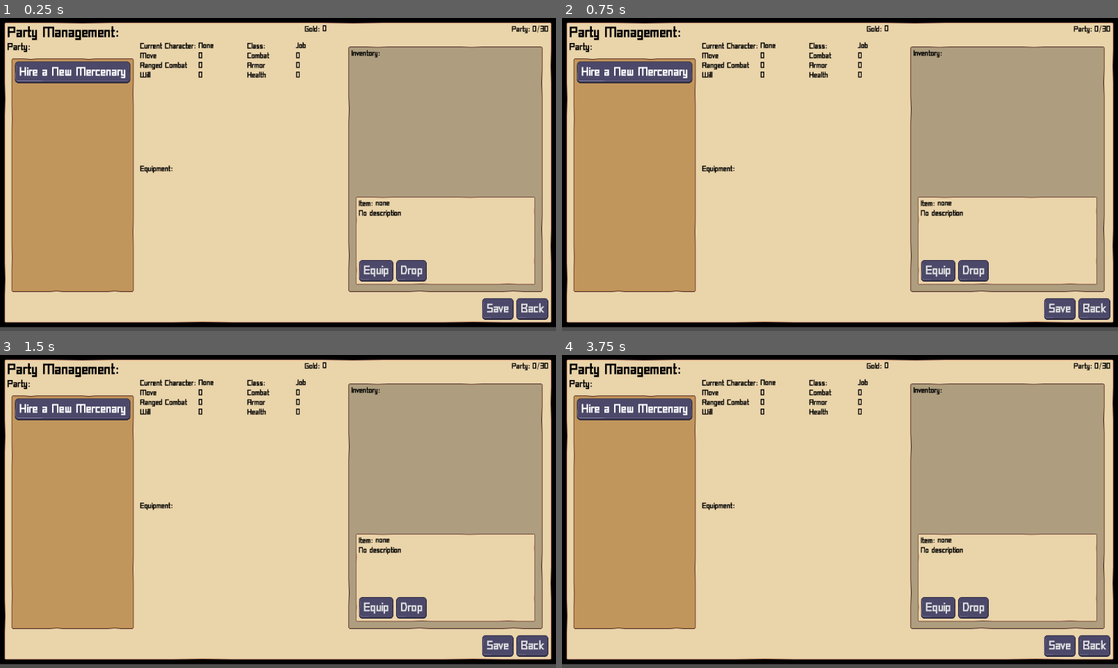
Above: before the commit, frames 1-4 (two rows, left to right).
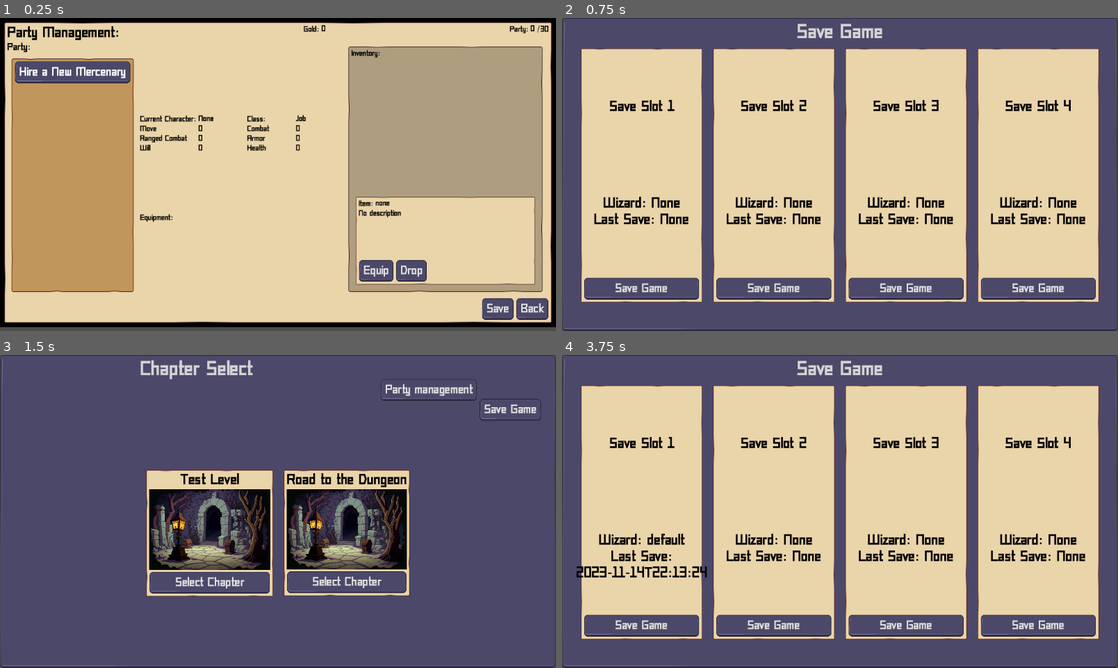
Above: after the commit, the same moments.

Repository: brianhall1313/dungeon-tactics
Game: Godot game, scene res://Scene/party_management.tscn
Two runs of this game, one before a commit and one after it. Both use one fixed random seed, a clock stepped at 60 frames per second and the inputs below. This scene is started directly instead of the project's main scene. The engine's default icon, where the game draws it, is replaced by a stand-in: a white triangle on a blue panel in a dark square.
Inputs (mouse positions are in pixels of both pictures, inside the frame that each line leads up to):
- Up to frame 1 (0.25 s): no input
- Up to frame 2 (0.75 s): click "Save" at 0.5 s
- Up to frame 3 (1.5 s): click (77, 624) at 1.25 s, where only the run after the commit has a clickable "Save Game"
- Up to frame 4 (3.75 s): click (990, 389) at 2 s, where only the run after the commit has a clickable "Party management"; click "Back" at 2.75 s; click (1073, 411) at 3.5 s, where only the run after the commit has a clickable "Save Game"

The runs differ from the first frame. In frame 1, 1.6% of the frame differs, in the area x 25-99%, y 2-66%; in frame 2, 69%; in frame 3, 95%, in the area x 0-100%, y 0-100%; in frame 4, 69%.
Error after the commit: Trying to assign value of type 'bool' to a variable of type 'Array'. (res://Global/World.gd:5)

Commit message:
bug hunting and party management

Diff:
--- a/Global/World.gd
+++ b/Global/World.gd
@@ -2,22 +2,7 @@
 
 
 #defaults if load fails
-var player_party:Array=[{
-						'default_position':Vector2i(0,1),
-						'faction':'player',
-						'job':'templar'
-						},
-						{'character_name':'Daroupty',
-						'default_position':Vector2i(0,0),
-						'faction':'player',
-						'job':'ranger'
-						},
-						{'character_name':'Butterfield',
-						'default_position':Vector2i(1,0),
-						'faction':'player',
-						'job':'wizard',
-						'spells':["Elemental Bolt","Summon Animal","Heal"]},
-						]
+var player_party:Array=SaveAndLoad.load_party_data(1)
 var player_inventory: Array=[]
 var player_gold: int=0
 var level_progress:Dictionary={"test":false,
--- a/Global/global_signal_bus.gd
+++ b/Global/global_signal_bus.gd
@@ -22,3 +22,4 @@
 signal save(slot)
 signal load_data(slot)
 signal game_over(victory)
+signal character_selected(character_name)#This is for party management specifically
--- a/Resources/level_data.gd
+++ b/Resources/level_data.gd
@@ -14,7 +14,7 @@
 		var data_file=FileAccess.open(data_path,FileAccess.READ)
 		var parsed_data=JSON.parse_string(data_file.get_as_text())
 		if parsed_data is Array:
-			print(parsed_data)
+			#print(parsed_data)
 			return parsed_data
 		else:
 			print('parsed data is not a dictionary')
--- a/Resources/save_and_load.gd
+++ b/Resources/save_and_load.gd
@@ -14,7 +14,7 @@
 func load_game(slot:int):
 	var data = load_json(slot)
 	if data:
-		print(data)
+		print('data loaded')
 		return data
 	else:
 		print("Data failed to load")
@@ -43,9 +43,24 @@
 		var data_file=FileAccess.open(full_path,FileAccess.READ)
 		var parsed_data=JSON.parse_string(data_file.get_as_text())
 		if parsed_data is Dictionary:
-			print(parsed_data)
+			#print(parsed_data)
 			return parsed_data['metadata']
 		else:
 			return false
 	else:
 		return false
+
+
+
+func load_party_data(slot:int):
+	var full_path = data_path + str(slot) + '.save'
+	if FileAccess.file_exists(full_path):
+		var data_file=FileAccess.open(full_path,FileAccess.READ)
+		var parsed_data=JSON.parse_string(data_file.get_as_text())
+		if parsed_data is Dictionary:
+			#print(parsed_data)
+			return parsed_data['party']
+		else:
+			return false
+	else:
+		return false
--- a/Scene/Character.gd
+++ b/Scene/Character.gd
@@ -220,6 +220,7 @@
 
 
 func calculate_armor():
+	self.armor = 10
 	for x in equipment:
 		if equipment[x] in Armor.armor_dictionary:
 			self.armor += Armor.armor_dictionary[equipment[x]]['bonus']
@@ -228,10 +229,23 @@
 			self.armor += 1
 
 
+func package_stats():
+	var stats:Dictionary={
+		"move":self.move,
+		"combat":self.combat,
+		"ranged_combat":self.ranged_combat,
+		"armor":self.armor,
+		"will":self.will,
+		"health":self.health,
+	}
+	return stats
+
+
 func export_save_data():
 	var data:Dictionary={
 		"character_name":self.character_name,
 		"job":self.job,
+		"stats":package_stats(),
 		"tags":self.tags.duplicate(),
 		"equipment":self.equipment.duplicate(),
 		"spells":self.spells.duplicate(),
--- a/Scene/Map.gd
+++ b/Scene/Map.gd
@@ -546,7 +546,7 @@
 	var test_character3={
 						'default_position':Vector2i(0,1),
 						'faction':'player',
-						'job':'templar'
+						'job':'knight'
 						}
 	var test_character4={'character_name':'Daroupty',
 						'default_position':Vector2i(0,0),
--- a/Scene/encounter_manager.tscn
+++ b/Scene/encounter_manager.tscn
@@ -63,6 +63,8 @@
 [connection signal="show_targeted_ui" from="Map" to="UI" method="_on_map_show_targeted_ui"]
 [connection signal="update_selected_ui" from="Map" to="UI" method="_on_map_update_selected_ui"]
 [connection signal="update_targeted_ui" from="Map" to="UI" method="_on_map_update_targeted_ui"]
+[connection signal="continue_pressed" from="UI" to="Map" method="_on_field_menu_continue_pressed"]
+[connection signal="end_turn_pressed" from="UI" to="Map" method="_on_field_menu_end_turn_pressed"]
 [connection signal="ready" from="FiniteStateMachine" to="." method="_on_finite_state_machine_ready"]
 [connection signal="escape_pressed" from="FiniteStateMachine/grid_interact" to="Map" method="_on_grid_interact_escape_pressed"]
 [connection signal="grid_interaction" from="FiniteStateMachine/grid_interact" to="Map" method="_on_grid_interact_grid_interaction"]
--- a/Scene/level_select.gd
+++ b/Scene/level_select.gd
@@ -27,3 +27,7 @@
 
 func _on_save_button_button_up():
 	get_tree().change_scene_to_file("res://Scene/save_game.tscn")
+
+
+func _on_party_management_pressed():
+	get_tree().change_scene_to_file("res://Scene/party_management.tscn")
--- a/Scene/level_select.tscn
+++ b/Scene/level_select.tscn
@@ -1,10 +1,9 @@
-[gd_scene load_steps=6 format=3 uid="uid://b8u2bc0wj114l"]
+[gd_scene load_steps=5 format=3 uid="uid://b8u2bc0wj114l"]
 
 [ext_resource type="Script" path="res://Scene/level_select.gd" id="1_nc14d"]
 [ext_resource type="Theme" uid="uid://5fu88ou1dk5" path="res://Resources/dungeon_theme.tres" id="2_cxn2f"]
 [ext_resource type="StyleBox" uid="uid://ds4wm71v8qjca" path="res://textures/gui_button.tres" id="3_o6msg"]
 [ext_resource type="Texture2D" uid="uid://dpm7jqu2uwb6k" path="res://Art/dungeon background 1.png" id="4_mmqg0"]
-[ext_resource type="Texture2D" uid="uid://cn7yvd7qwljm5" path="res://Art/1.jpg" id="5_kyt3t"]
 
 [node name="Level_select" type="Node2D"]
 script = ExtResource("1_nc14d")
@@ -12,8 +11,8 @@
 [node name="level_select_ui" type="Control" parent="."]
 layout_mode = 3
 anchors_preset = 0
-offset_right = 40.0
-offset_bottom = 40.0
+offset_right = 1152.0
+offset_bottom = 648.0
 
 [node name="Background" type="PanelContainer" parent="level_select_ui"]
 layout_mode = 0
@@ -33,10 +32,10 @@
 
 [node name="HBoxContainer" type="HBoxContainer" parent="level_select_ui/Background/MarginContainer/Interface Frame"]
 layout_mode = 2
-theme_override_constants/separation = 700
 
 [node name="Title" type="Label" parent="level_select_ui/Background/MarginContainer/Interface Frame/HBoxContainer"]
 layout_mode = 2
+size_flags_horizontal = 3
 theme_override_colors/font_color = Color(0.835294, 0.831373, 0.831373, 1)
 theme_override_font_sizes/font_size = 41
 text = "Chapter Select
@@ -45,8 +44,16 @@
 "
 horizontal_alignment = 1
 
+[node name="party management" type="Button" parent="level_select_ui/Background/MarginContainer/Interface Frame/HBoxContainer"]
+layout_mode = 2
+size_flags_horizontal = 4
+size_flags_vertical = 4
+text = "Party management"
+
 [node name="Save Button" type="Button" parent="level_select_ui/Background/MarginContainer/Interface Frame/HBoxContainer"]
 layout_mode = 2
+size_flags_horizontal = 8
+size_flags_vertical = 8
 text = "Save Game"
 
 [node name="Save Access" type="HBoxContainer" parent="level_select_ui/Background/MarginContainer/Interface Frame"]
@@ -56,15 +63,17 @@
 
 [node name="Level 1" type="PanelContainer" parent="level_select_ui/Background/MarginContainer/Interface Frame/Save Access"]
 layout_mode = 2
-size_flags_horizontal = 3
+size_flags_horizontal = 4
+size_flags_vertical = 4
 
 [node name="Frame" type="VBoxContainer" parent="level_select_ui/Background/MarginContainer/Interface Frame/Save Access/Level 1"]
 layout_mode = 2
 alignment = 1
 
 [node name="Title" type="Label" parent="level_select_ui/Background/MarginContainer/Interface Frame/Save Access/Level 1/Frame"]
+custom_minimum_size = Vector2(251, 0)
 layout_mode = 2
-size_flags_vertical = 6
+size_flags_vertical = 2
 theme_override_font_sizes/font_size = 30
 text = "Test Level"
 horizontal_alignment = 1
@@ -80,7 +89,8 @@
 
 [node name="Level 2" type="PanelContainer" parent="level_select_ui/Background/MarginContainer/Interface Frame/Save Access"]
 layout_mode = 2
-size_flags_horizontal = 3
+size_flags_horizontal = 4
+size_flags_vertical = 4
 
 [node name="Frame" type="VBoxContainer" parent="level_select_ui/Background/MarginContainer/Interface Frame/Save Access/Level 2"]
 layout_mode = 2
@@ -88,20 +98,22 @@
 
 [node name="Title" type="Label" parent="level_select_ui/Background/MarginContainer/Interface Frame/Save Access/Level 2/Frame"]
 layout_mode = 2
-size_flags_vertical = 6
+size_flags_vertical = 2
 theme_override_font_sizes/font_size = 30
 text = "Road to the Dungeon"
 horizontal_alignment = 1
 
 [node name="TextureRect" type="TextureRect" parent="level_select_ui/Background/MarginContainer/Interface Frame/Save Access/Level 2/Frame"]
 layout_mode = 2
-texture = ExtResource("5_kyt3t")
+texture = ExtResource("4_mmqg0")
 expand_mode = 5
+stretch_mode = 6
 
 [node name="Button" type="Button" parent="level_select_ui/Background/MarginContainer/Interface Frame/Save Access/Level 2/Frame"]
 layout_mode = 2
 text = "Select Chapter"
 
+[connection signal="pressed" from="level_select_ui/Background/MarginContainer/Interface Frame/HBoxContainer/party management" to="." method="_on_party_management_pressed"]
 [connection signal="button_up" from="level_select_ui/Background/MarginContainer/Interface Frame/HBoxContainer/Save Button" to="." method="_on_save_button_button_up"]
 [connection signal="button_up" from="level_select_ui/Background/MarginContainer/Interface Frame/Save Access/Level 1/Frame/Button" to="." method="level_one"]
 [connection signal="button_up" from="level_select_ui/Background/MarginContainer/Interface Frame/Save Access/Level 2/Frame/Button" to="." method="level_two"]
--- a/Scene/party_list.gd
+++ b/Scene/party_list.gd
@@ -42,9 +42,11 @@
 		character.turn_start()
 
 
-func add(character_data):
+func add(character_data, return_copy = false):
 	var new_character=Global.character.instantiate()
 	add_child(new_character)
+	if return_copy:
+		return new_character
 	var children=get_children()
 	for x in children:
 		if !x in list:
@@ -54,7 +56,6 @@
 			x.turn_start()
 			GlobalSignalBus.place_character_default.emit(x)
 			print('character added')
-
 
 
 
--- a/Scene/party_management.gd
+++ b/Scene/party_management.gd
@@ -1,11 +1,32 @@
 extends Node2D
 
+@onready var character_name = $"management_ui/party management screen/party_management/party display/member display/GridContainer/name"
+@onready var character_class = $"management_ui/party management screen/party_management/party display/member display/GridContainer/class name"
+@onready var character_move =$"management_ui/party management screen/party_management/party display/member display/GridContainer/character move"
+@onready var character_combat = $"management_ui/party management screen/party_management/party display/member display/GridContainer/character combat"
+@onready var character_ranged = $"management_ui/party management screen/party_management/party display/member display/GridContainer/character ranged"
+@onready var character_armor = $"management_ui/party management screen/party_management/party display/member display/GridContainer/character armor"
+@onready var character_will = $"management_ui/party management screen/party_management/party display/member display/GridContainer/character will"
+@onready var character_health = $"management_ui/party management screen/party_management/party display/member display/GridContainer/character health"
+@onready var equipment_window = $"management_ui/party management screen/party_management/party display/member display/equipment window"
+@onready var inventory = $"management_ui/party management screen/party_management/party display/inventory display/party inventory/inventory display"
+@onready var item_description = $"management_ui/party management screen/party_management/party display/inventory display/party inventory/Item description background/item display/item description"
+@onready var item_name = $"management_ui/party management screen/party_management/party display/inventory display/party inventory/Item description background/item display/item title bar/current item name"
+@onready var equip = $"management_ui/party management screen/party_management/party display/inventory display/party inventory/Item description background/item display/button options/equip button"
+@onready var drop = $"management_ui/party management screen/party_management/party display/inventory display/party inventory/Item description background/item display/button options/drop button"
+@onready var player_gold = $"management_ui/party management screen/party_management/title_stats/player magement stats/player gold"
+@onready var member_count = $"management_ui/party management screen/party_management/title_stats/player magement stats/member count"
+@onready var party_list = $"management_ui/party management screen/party_management/party display/list display/party list/party"
+
+
+var party_button=preload("res://Scene/party_member_button.tscn")
 var current_party: Array
 var current_inventory: Array
 var current_gold: int
 
 # Called when the node enters the scene tree for the first time.
 func _ready():
+	GlobalSignalBus.connect("character_selected",_character_selected)
 	update_data()
 	update_ui()
 
@@ -16,4 +37,56 @@
 	current_inventory=World.player_inventory
 
 func update_ui():
+	if current_party:
+		update_party_list()
+	if current_gold:
+		player_gold.text=current_gold
+	if current_inventory:
+		update_inventory()
+
+
+func update_inventory():
 	pass
+
+
+func update_party_list():
+	print("called")
+	if current_party:
+		member_count.text=str(len(current_party))
+		for member in current_party:
+			print(member)
+			var new = party_button.instantiate()
+			new.text = member['character_name']
+			party_list.add_child(new)
+
+
+func add_button(character):
+	var new = party_button.instantiate()
+	new.name=character["character_name"]
+	party_list.add_child(new)
+	new.text = character["character_name"]
+
+
+func _character_selected(dude):
+	var character: Dictionary
+	for x in current_party:
+		if x["character_name"] == dude:
+			character = x
+	character_name.text = character["character_name"]
+	character_class.text = character["job"]
+	character_move.text = str(character["stats"]["move"])
+	character_combat.text = str(character["stats"]["combat"])
+	character_ranged.text = str(character["stats"]["ranged_combat"])
+	character_armor.text = str(character["stats"]["armor"])
+	character_will.text = str(character["stats"]["will"])
+	character_health.text = str(character["stats"]["health"])
+	for item in character['equipment']:
+		pass
+
+
+func _on_save_button_button_up():
+	get_tree().change_scene_to_file("res://Scene/save_game.tscn")
+
+
+func _on_back_button_button_up():
+	get_tree().change_scene_to_file("res://Scene/level_select.tscn")
--- a/Scene/party_management.tscn
+++ b/Scene/party_management.tscn
@@ -40,7 +40,7 @@
 [node name="player magement stats" type="GridContainer" parent="management_ui/party management screen/party_management/title_stats"]
 layout_mode = 2
 size_flags_horizontal = 3
-columns = 6
+columns = 7
 
 [node name="spacer" type="Control" parent="management_ui/party management screen/party_management/title_stats/player magement stats"]
 layout_mode = 2
@@ -70,7 +70,12 @@
 [node name="member count" type="Label" parent="management_ui/party management screen/party_management/title_stats/player magement stats"]
 layout_mode = 2
 size_flags_vertical = 3
-text = "0/30"
+text = "0"
+
+[node name="member count ceiling" type="Label" parent="management_ui/party management screen/party_management/title_stats/player magement stats"]
+layout_mode = 2
+size_flags_vertical = 3
+text = "/30"
 
 [node name="party display" type="HBoxContainer" parent="management_ui/party management screen/party_management"]
 layout_mode = 2
@@ -85,13 +90,17 @@
 theme_override_font_sizes/font_size = 20
 text = "Party:"
 
-[node name="PanelContainer" type="PanelContainer" parent="management_ui/party management screen/party_management/party display/list display"]
+[node name="party list" type="PanelContainer" parent="management_ui/party management screen/party_management/party display/list display"]
 self_modulate = Color(0.823529, 0.705882, 0.54902, 1)
+clip_contents = true
 custom_minimum_size = Vector2(200, 400)
 layout_mode = 2
 size_flags_vertical = 3
 
-[node name="buy button" type="Button" parent="management_ui/party management screen/party_management/party display/list display/PanelContainer"]
+[node name="party" type="VBoxContainer" parent="management_ui/party management screen/party_management/party display/list display/party list"]
+layout_mode = 2
+
+[node name="buy button" type="Button" parent="management_ui/party management screen/party_management/party display/list display/party list/party"]
 layout_mode = 2
 size_flags_vertical = 0
 theme_override_colors/font_color = Color(1, 1, 1, 1)
@@ -101,9 +110,13 @@
 layout_mode = 2
 size_flags_horizontal = 3
 
+[node name="spacer" type="Control" parent="management_ui/party management screen/party_management/party display/member display"]
+layout_mode = 2
+size_flags_vertical = 3
+
 [node name="GridContainer" type="GridContainer" parent="management_ui/party management screen/party_management/party display/member display"]
-layout_mode = 2
-size_flags_vertical = 3
+custom_minimum_size = Vector2(0, 200)
+layout_mode = 2
 columns = 4
 
 [node name="current character" type="Label" parent="management_ui/party management screen/party_management/party display/member display/GridContainer"]
@@ -195,8 +208,8 @@
 text = "Equipment:"
 
 [node name="equipment window" type="GridContainer" parent="management_ui/party management screen/party_management/party display/member display"]
-layout_mode = 2
-size_flags_vertical = 3
+custom_minimum_size = Vector2(0, 150)
+layout_mode = 2
 columns = 4
 
 [node name="inventory display" type="PanelContainer" parent="management_ui/party management screen/party_management/party display"]
@@ -266,10 +279,7 @@
 
 [node name="back button" type="Button" parent="management_ui/party management screen/party_management/bottom row buttons"]
 layout_mode = 2
-size_flags_horizontal = 8
-size_flags_vertical = 4
 text = "Back"
 
-[node name="spacer" type="Control" parent="management_ui/party management screen"]
-custom_minimum_size = Vector2(100, 0)
-layout_mode = 2
+[connection signal="button_up" from="management_ui/party management screen/party_management/bottom row buttons/save button" to="." method="_on_save_button_button_up"]
+[connection signal="button_up" from="management_ui/party management screen/party_management/bottom row buttons/back button" to="." method="_on_back_button_button_up"]
--- /dev/null
+++ b/Scene/party_member_button.tscn
@@ -0,0 +1,13 @@
+[gd_scene load_steps=2 format=3 uid="uid://duo47r33ie2xj"]
+
+[ext_resource type="Script" path="res://party member button.gd" id="1_owtmf"]
+
+[node name="party member button" type="Button"]
+offset_right = 8.0
+offset_bottom = 8.0
+size_flags_horizontal = 3
+size_flags_vertical = 2
+text = "default"
+script = ExtResource("1_owtmf")
+
+[connection signal="button_up" from="." to="." method="_on_button_up"]
--- a/Scene/ui.gd
+++ b/Scene/ui.gd
@@ -4,8 +4,8 @@
 @onready var targeted=$targeted_character_info
 @onready var selected_portrait =$left_portrait
 @onready var targeted_portrait=$right_portrait
-
-
+signal continue_pressed
+signal end_turn_pressed
 
 
 
@@ -37,3 +37,12 @@
 func _on_map_update_targeted_ui(character):
 	targeted.update(character)
 	targeted_portrait.update(character)
+
+
+
+func _on_field_menu_continue_pressed():
+	continue_pressed.emit()
+
+
+func _on_field_menu_end_turn_pressed():
+	end_turn_pressed.emit()
--- a/Scene/ui.tscn
+++ b/Scene/ui.tscn
@@ -79,3 +79,6 @@
 
 [node name="game over screen" parent="." instance=ExtResource("6_rxygo")]
 visible = false
+
+[connection signal="continue_pressed" from="field_menu" to="." method="_on_field_menu_continue_pressed"]
+[connection signal="end_turn_pressed" from="field_menu" to="." method="_on_field_menu_end_turn_pressed"]
--- /dev/null
+++ b/party member button.gd
@@ -0,0 +1,6 @@
+extends Button
+
+
+func _on_button_up():
+	get_viewport().set_input_as_handled()
+	GlobalSignalBus.character_selected.emit(text)
